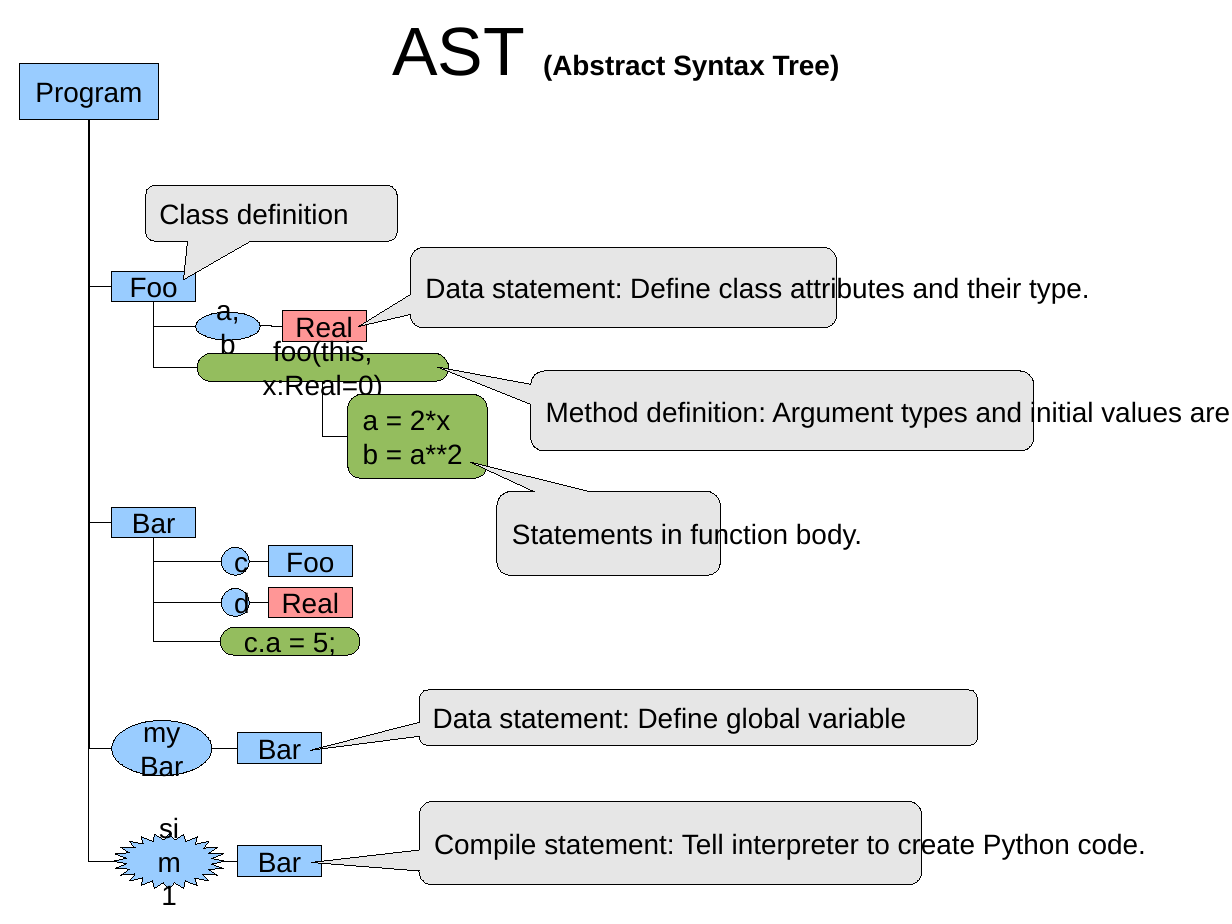
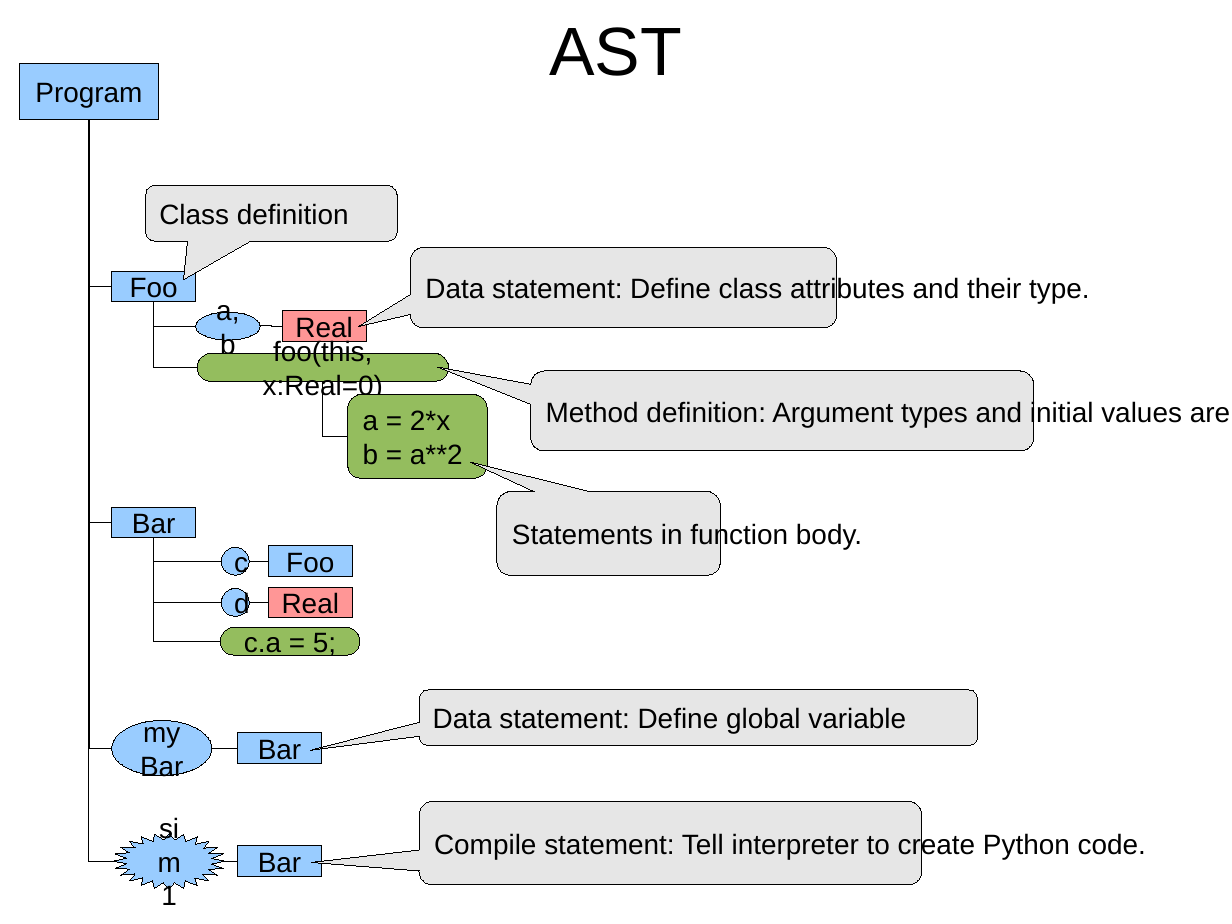
Before and after one commit to eike-welk/freeode, a slide deck: slide 7 of freeode_py/SIML Compiler Outline.odp (slide 6 before the commit). Drawn at 1232x924 pixels with LibreOffice and Linux fonts; fonts in the diff are those of the drawing. Boxes give left, top, right and bottom in pixels: in the first picture for what was removed or moved away, otherwise in the second. Text is boxed around its words. In the diff, an @@ line names an element or a change of style, - is before the commit and + after.

```diff
--- a/freeode_py/SIML Compiler Outline.odp
+++ b/freeode_py/SIML Compiler Outline.odp
@@ title at (549,27,682,76): text changed; size 18 to 44 pt; bold off @@
-AST (Abstract Syntax Tree)
+AST
```
Also in this commit, not shown: 4 other slides changed, 2 slides added, 4 other files.
